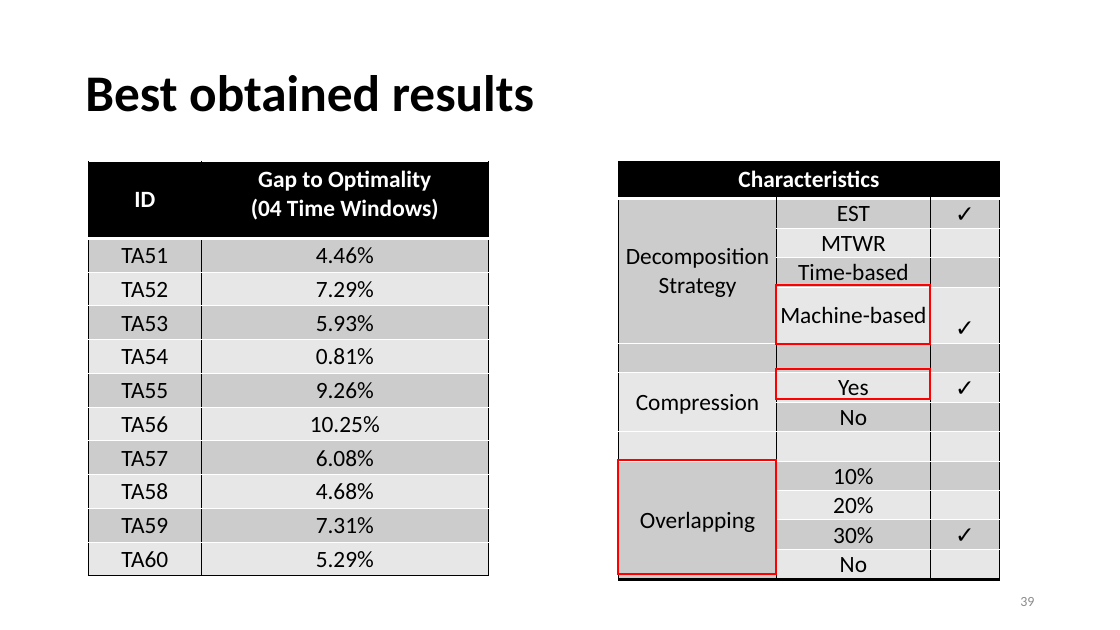
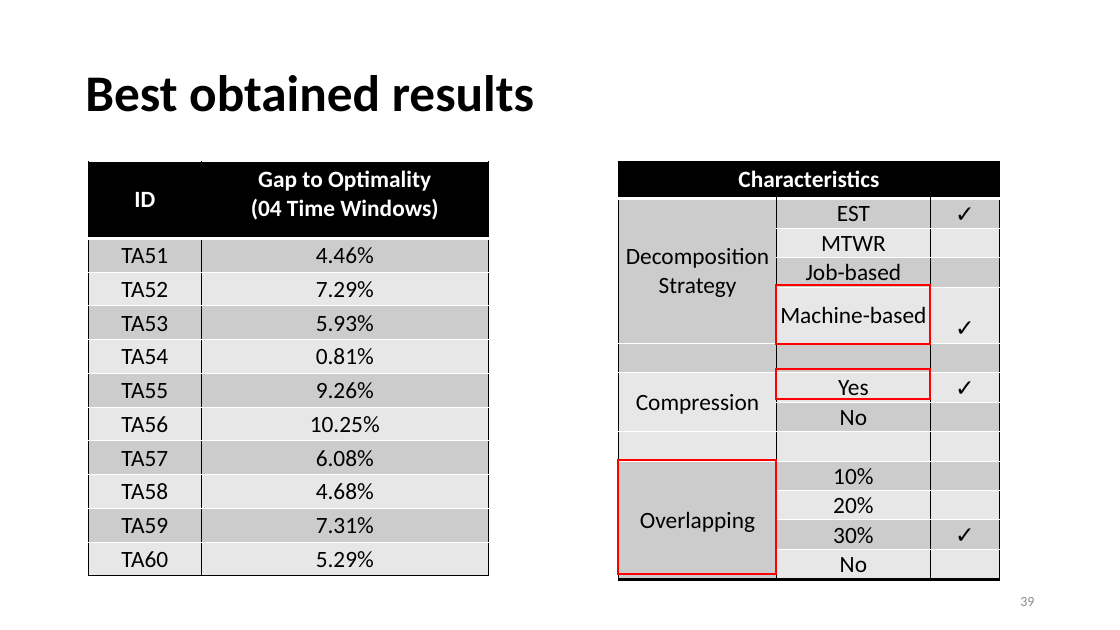
Before and after one commit to prosysscience/ICLP-IJCAI-Presentations-, a slide deck: slide 39 of ICLP_DC.pptx. Drawn at 1120x630 pixels with LibreOffice and Linux fonts; fonts in the diff are those of the drawing. Boxes give left, top, right and bottom in pixels: in the first picture for what was removed or moved away, otherwise in the second. Text is boxed around its words. In the diff, an @@ line names an element or a change of style, - is before the commit and + after.

```diff
--- a/ICLP_DC.pptx
+++ b/ICLP_DC.pptx
@@ table at (618,161,1001,583) @@
-row 4, column 2: Time-based
+row 4, column 2: Job-based
```
Also in this commit, not shown: 4 other slides changed, 1 other file.
